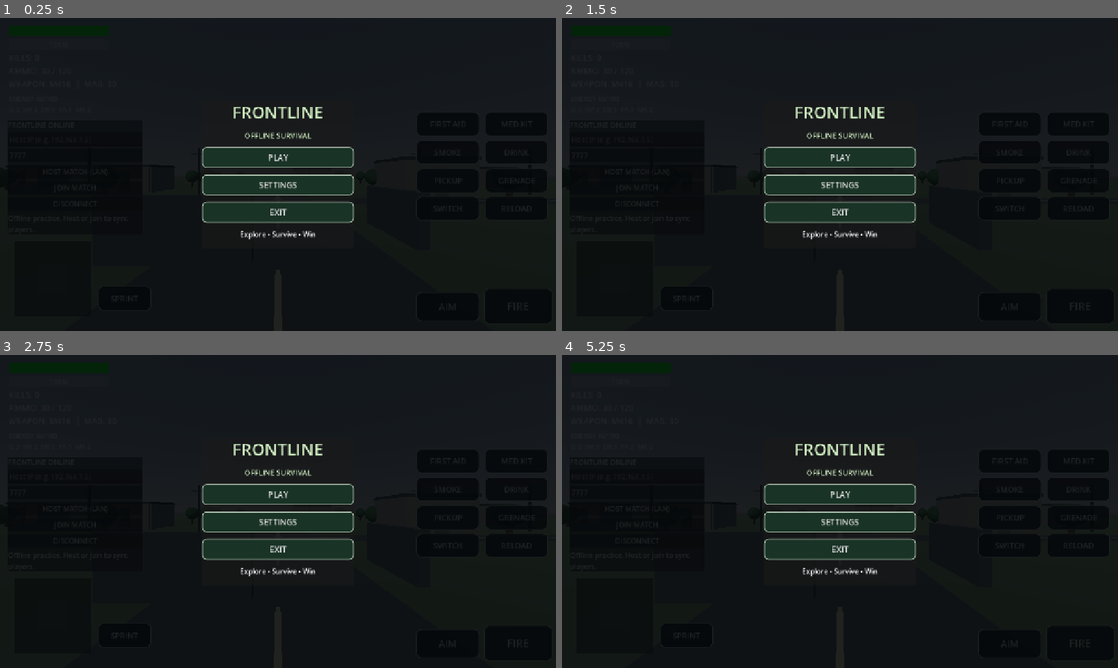
Above: before the commit, frames 1-4 (two rows, left to right).
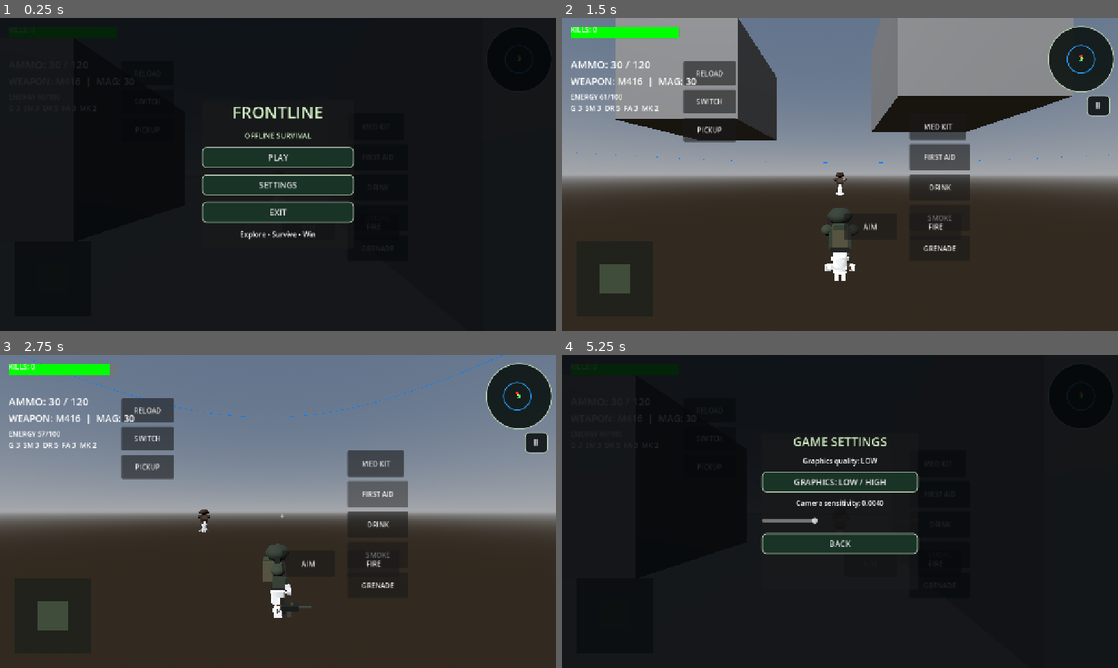
Above: after the commit, the same moments.

Repository: nagaradi/Frontline
Game: Godot game, scene res://main.tscn
The game is run twice, just before and just after one commit, with the same random seed, the same clock (stepped at 60 frames per second) and the same inputs.
Inputs (mouse positions are in pixels of both pictures, inside the frame that each line leads up to):
- Up to frame 1 (0.25 s): no input
- Up to frame 2 (1.5 s): click "PLAY" at 0.5 s; click (840, 158) at 1.25 s, where only the run before the commit has a clickable "PLAY"
- Up to frame 3 (2.75 s): tap Enter at 2 s; move the mouse to (400, 495) at 2.02 s; hold D (move_right) from 2.03 s (still down); hold Shift from 2.03 s (still down); click (400, 495) at 2.17 s; tap Space (jump) at 2.27 s
- Up to frame 4 (5.25 s): release D (move_right) at 2.75 s; release Shift at 2.75 s; click (1095, 442) at 2.75 s, where only the run after the commit has a clickable "Ⅱ"; click (840, 505) at 3.5 s, where only the run after the commit has a clickable "RESTART MATCH"; click "FIRE" at 4.25 s; click "SETTINGS" at 5 s

The runs differ from the first frame. In frame 1, less than 0.1% of the frame differs, in the area x 3-19%, y 3-64%; in frame 2, 87%; in frame 3, 92%, in the area x 0-100%, y 0-100%; in frame 4, 6.6%.
Error before the commit: Trying to assign an array of type "Array" to a variable of type "Array[String]". (res://player.gd:519)
Error after the commit: Parse Error: Expected statement, found "Indent" instead. (res://main.gd:53)

Commit message:
Add headless server startup option

Diff:
--- a/main.gd
+++ b/main.gd
@@ -44,6 +44,13 @@
 	apply_graphics_preset(false)
 	Input.mouse_mode = Input.MOUSE_MODE_VISIBLE
 	_fl_setup_multiplayer_lobby()
+	var user_args := OS.get_cmdline_user_args()
+	if "--frontline-server" in user_args:
+		var configured_port := OS.get_environment("FRONTLINE_PORT")
+		if not configured_port.is_empty() and is_instance_valid(_fl_port_input):
+			_fl_port_input.text = configured_port
+		_fl_host_match()
+			print("FRONTLINE_SERVER_READY port=", _fl_read_port(), " protocol=UDP")
 	print("FRONTLINE WORLD READY")
 
 func _process(delta: float) -> void:
